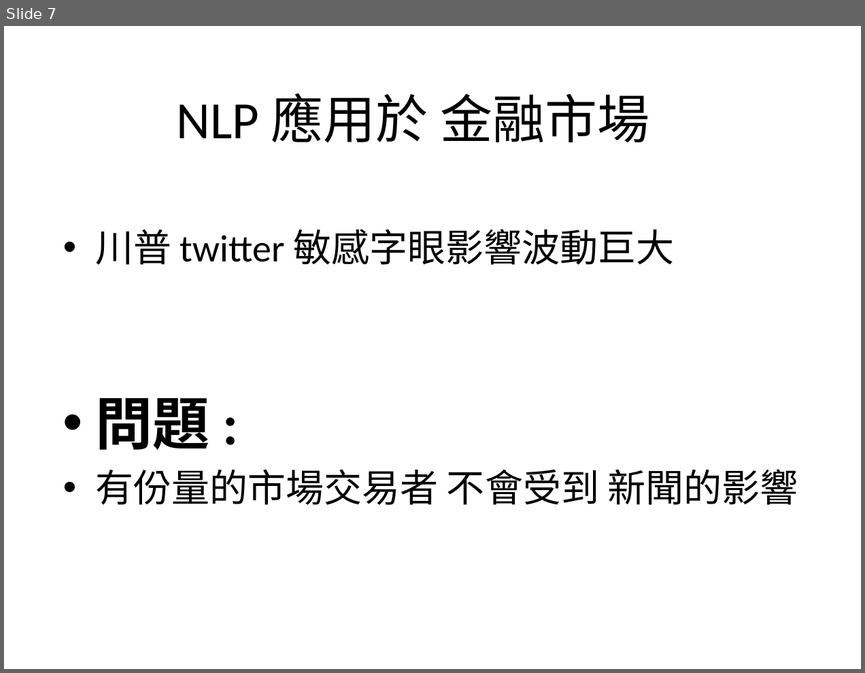
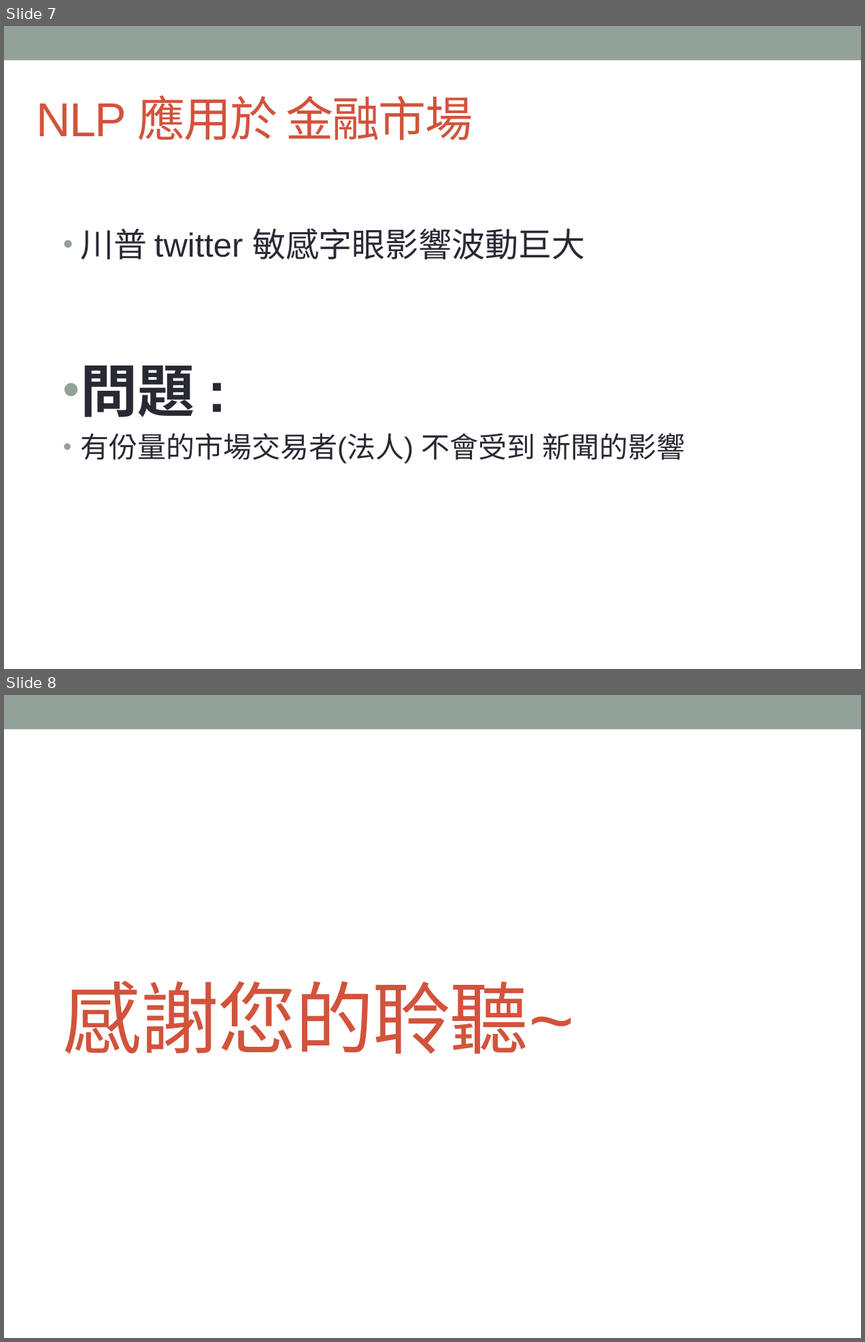
Before and after one commit to TengWeiHsu/2017ML_HW, a slide deck: Report_TingWei.pptx. Shown one above the other, each under a label of ours: slide 7 before the commit, slides 7 and 8 after it. The pictures are 865x673 and 865x1342 pixels, drawn with LibreOffice and Linux fonts; fonts in the diff are those of the drawing. Boxes give left, top, right and bottom in pixels: in the first picture for what was removed or moved away, otherwise in the second. Text is boxed around its words. In the diff, an @@ line names an element or a change of style, - is before the commit and + after.

```diff
--- a/Report_TingWei.pptx
+++ b/Report_TingWei.pptx
@@ slide 8 added at (x1=4, y1=695, x2=861, y2=1338), background #FFFFFF; not listed: 1 template element that a slide beside it also shows @@
@@ title added at (x1=63, y1=981, x2=575, y2=1054), 66 pt, text #D2533C @@
+感謝您的聆聽~
@@ slide 7 changed as well @@
@@ rectangle added at (x1=4, y1=26, x2=861, y2=60), fill #93A299 @@
@@ title "NLP 應用於 金融市場" at (x1=36, y1=95, x2=473, y2=140): size 44 to 40 pt, font Calibri to Arial, text colour #000000 to #D2533C, letter spacing 0 to -1 pt; alignment centre to left @@
@@ text at (x1=80, y1=228, x2=585, y2=417): size 32 to 28 pt in "川普 twitter 敏感字眼影響波動巨大"; font Calibri to Arial, text colour #000000 to #292934 in "川普 twitter 敏感字眼影響波動巨大", "問題 :"; indent changed @@
@@ text at (x1=80, y1=433, x2=685, y2=463): text changed; size 32 to 24 pt; font Calibri to Arial; text colour #000000 to #292934 @@
-• 有份量的市場交易者 不會受到 新聞的影響
+• 有份量的市場交易者(法人) 不會受到 新聞的影響
```
Also in this commit, not shown: 6 other slides changed.
